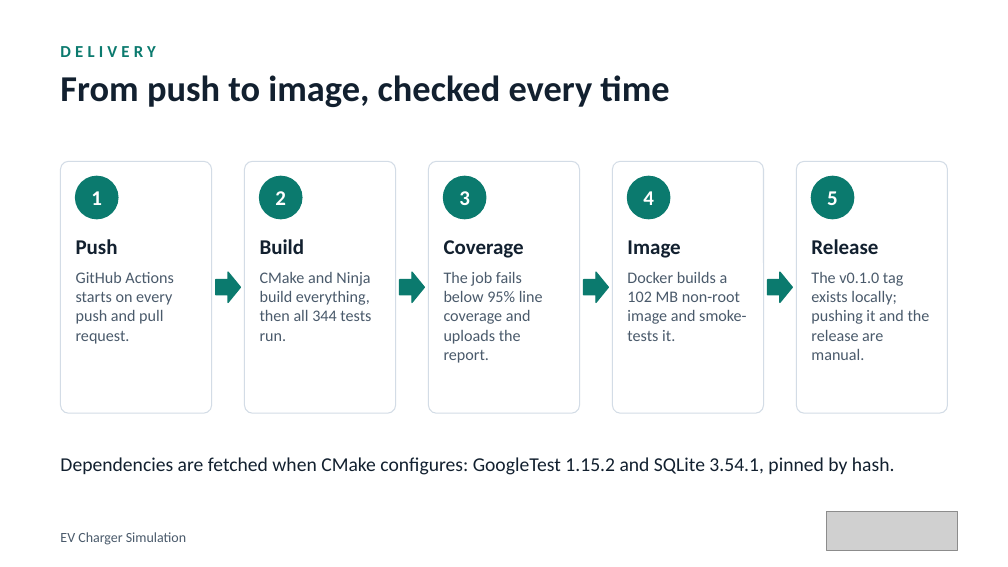
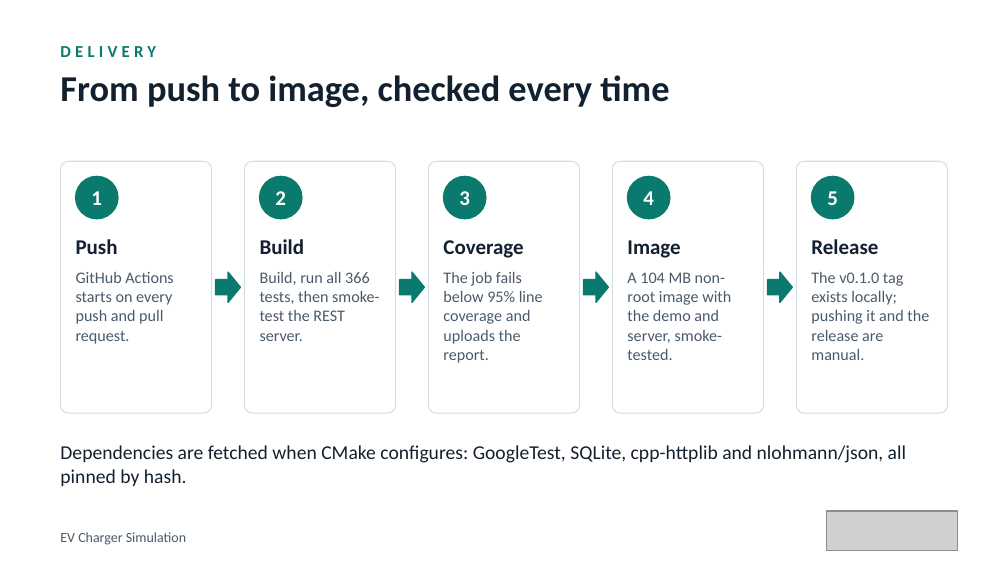
Before and after one commit to elitesoftwareqa/ev-charger, a slide deck: slide 13 of docs/presentation/EV-Charger-Simulation.pptx (slide 11 before the commit). Drawn at 1008x567 pixels with LibreOffice and Linux fonts; fonts in the diff are those of the drawing; grey boxes stand for pictures. Boxes give left, top, right and bottom in pixels: in the first picture for what was removed or moved away, otherwise in the second. Text is boxed around its words. In the diff, an @@ line names an element or a change of style, - is before the commit and + after.

Commit message:
Update report, presentation and REPORT.md for the REST service and web page

```diff
--- a/docs/presentation/EV-Charger-Simulation.pptx
+++ b/docs/presentation/EV-Charger-Simulation.pptx
@@ text at (x1=260, y1=272, x2=379, y2=341): text changed @@
-CMake and Ninja build everything, then all 344 tests run.
+Build, run all 366 tests, then smoke-test the REST server.
@@ text at (x1=627, y1=272, x2=731, y2=360): text changed @@
-Docker builds a 102 MB non-root image and smoke-tests it.
+A 104 MB non-root image with the demo and server, smoke-tested.
@@ text at (x1=60, y1=445, x2=906, y2=486): text changed @@
-Dependencies are fetched when CMake configures: GoogleTest 1.15.2 and SQLite 3.54.1, pinned by hash.
+Dependencies are fetched when CMake configures: GoogleTest, SQLite, cpp-httplib and nlohmann/json, all pinned by hash.
```
Also in this commit, not shown: 7 other slides changed, 2 slides added, 2 other files.
